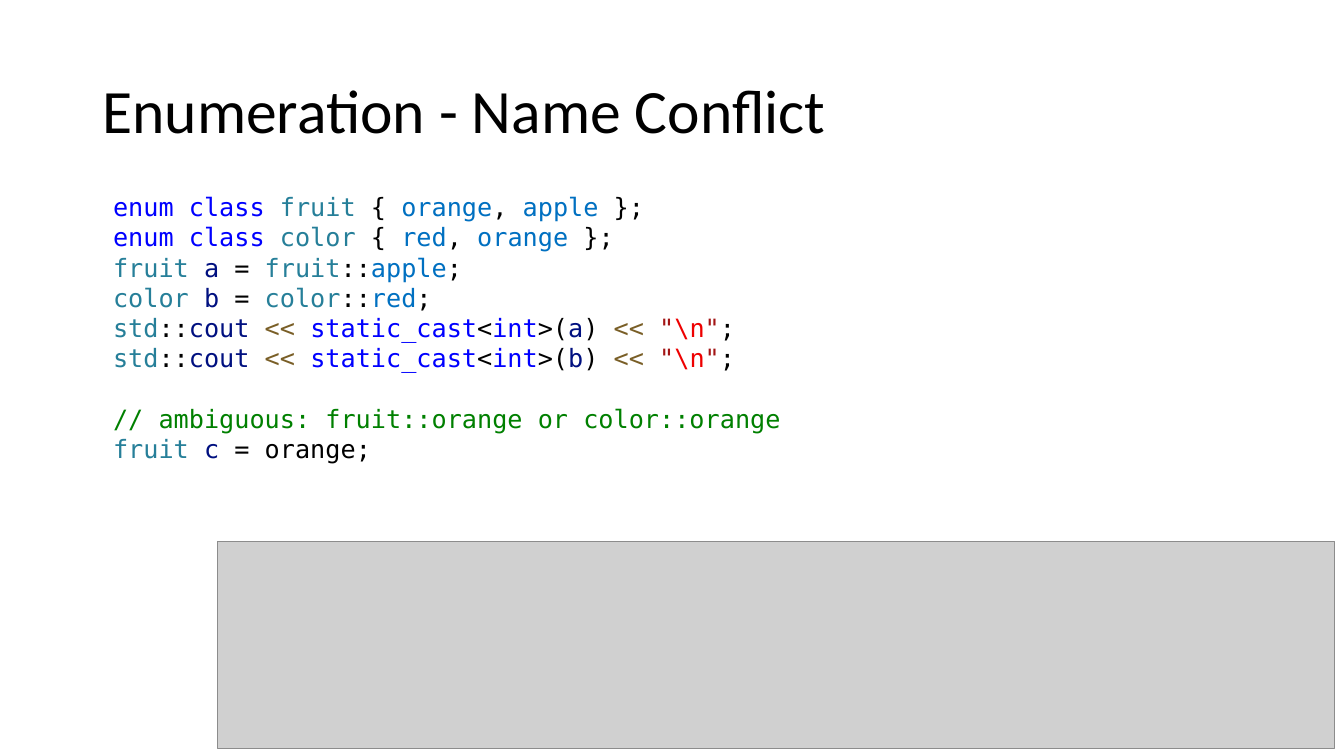
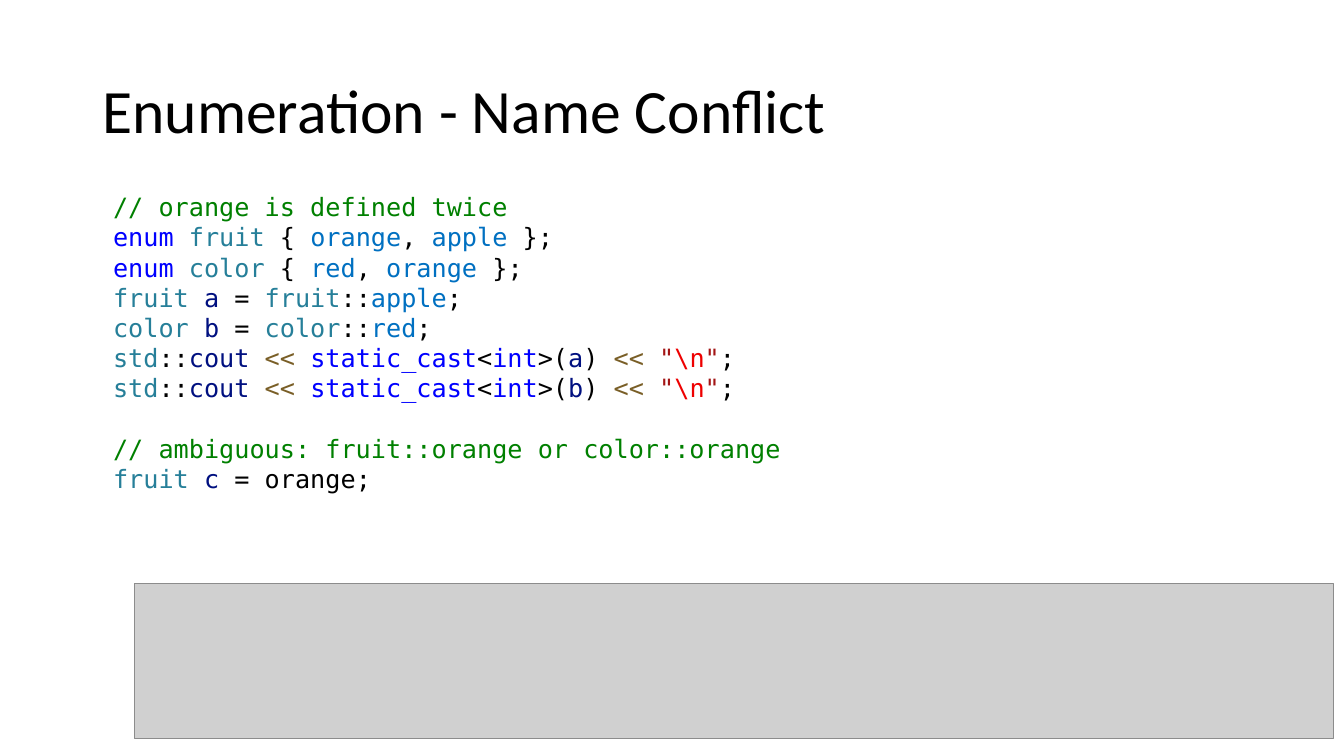
Before and after one commit to CNOCycle/cpp_tutorial, a slide deck: slide 5 of 12-userdef_type/00-enum_typedef.pptx. Drawn at 1344x756 pixels with LibreOffice and Linux fonts; fonts in the diff are those of the drawing; grey boxes stand for pictures. Boxes give left, top, right and bottom in pixels: in the first picture for what was removed or moved away, otherwise in the second. Text is boxed around its words. In the diff, an @@ line names an element or a change of style, - is before the commit and + after.

```diff
--- a/12-userdef_type/00-enum_typedef.pptx
+++ b/12-userdef_type/00-enum_typedef.pptx
@@ text at (113, 197, 508, 283): text changed; text colour #0070C1 to #008000 @@
-enum class fruit { orange, apple };
-enum class color { red, orange };
+// orange is defined twice
+enum fruit { orange, apple };
+enum color { red, orange };
@@ picture: place and size @@
-picture at (218, 541, 1335, 748)
+picture at (135, 583, 1334, 739)
```
Also in this commit, not shown: 4 other slides changed, 2 other files.
